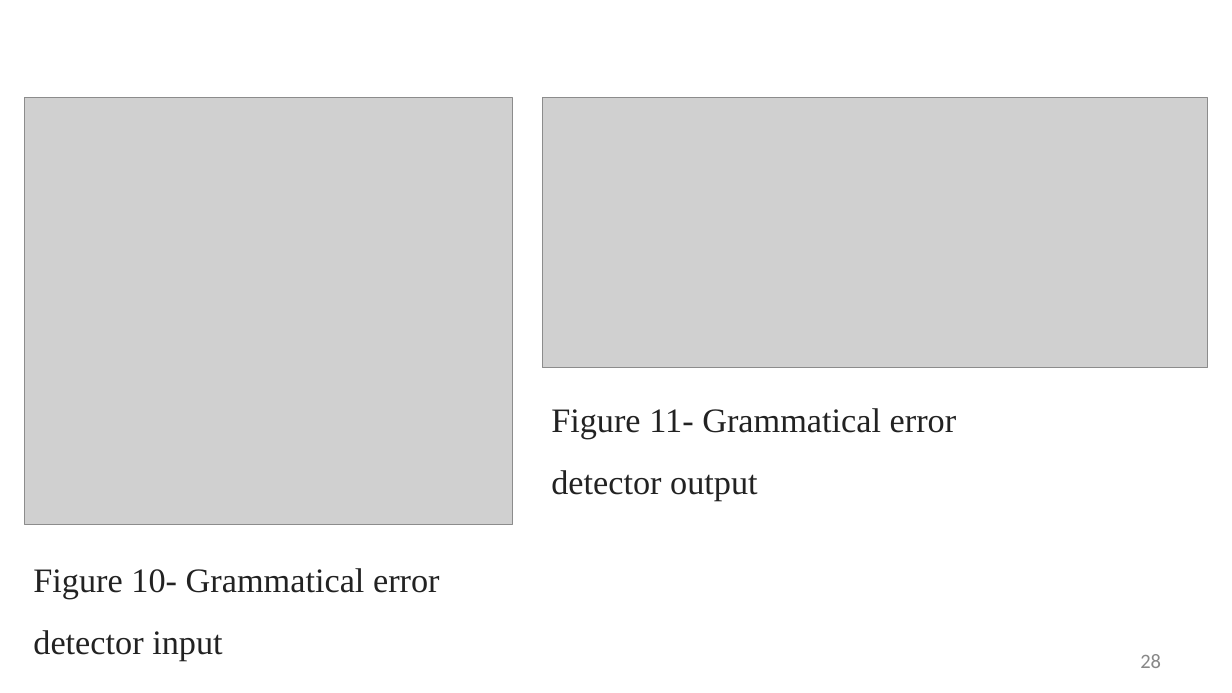
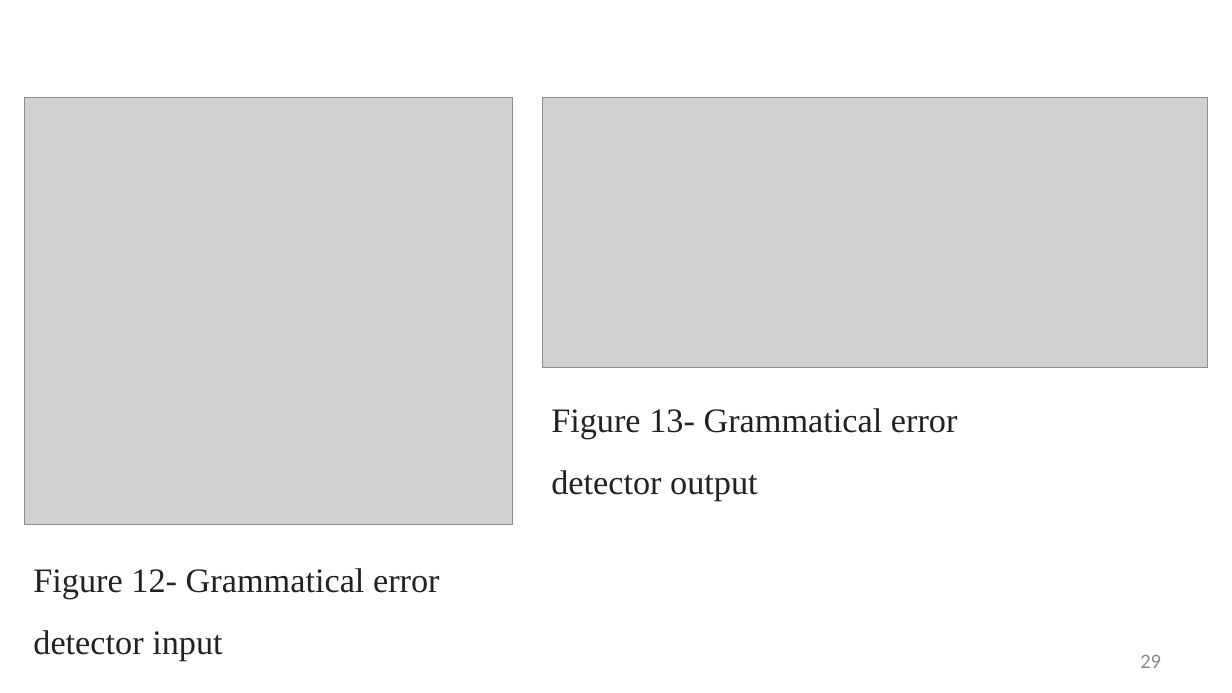
Before and after one commit to ananya-rm/kannada-gec, a slide deck: slide 29 of src/phase2.1.pptx (slide 28 before the commit). Drawn at 1232x693 pixels with LibreOffice and Linux fonts; fonts in the diff are those of the drawing; grey boxes stand for pictures; background and template pictures are left out. Boxes give left, top, right and bottom in pixels: in the first picture for what was removed or moved away, otherwise in the second. Text is boxed around its words. In the diff, an @@ line names an element or a change of style, - is before the commit and + after.

```diff
--- a/src/phase2.1.pptx
+++ b/src/phase2.1.pptx
@@ text at (551,408,958,501): text changed @@
-Figure 11- Grammatical error detector output
+Figure 13- Grammatical error detector output
@@ text at (33,568,440,661): text changed @@
-Figure 10- Grammatical error detector input
+Figure 12- Grammatical error detector input
@@ page number at (1140,655,1161,668): text changed @@
-28
+29
```
Also in this commit, not shown: 7 other slides changed, 1 slide added, 21 other files.
